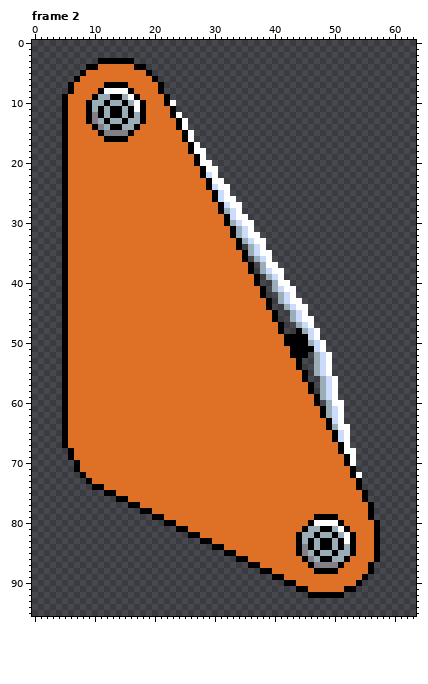
Two states of a pixel-art file, art/characters/slingshot.aseprite. The first picture shows the starting point.
64x96 pixels, 2 frames. Shown: frame 2.
The result:
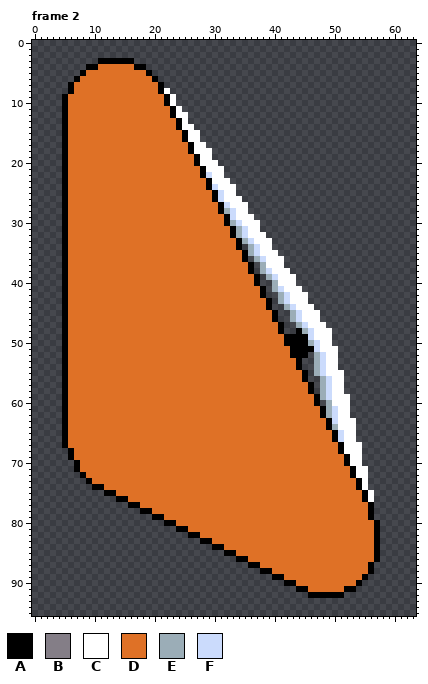
Palette (. is transparent): A #000000  B #847e87  C #ffffff  D #df7126  E #9badb7  F #cbdbfc
Changes in this commit:
Frame 2, layer "Layer 1":
There is now colour C in row 8 at x 22; in row 9 at x 23; in row 11 at x 24; in row 12 at x 25; in row 14 at x 26; in rows 15 to 16 at x 27.
There is now colour C in row 17 at x 28; in rows 18 to 19 at x 29; in row 20 at x 30; in rows 21 to 22 at x 31; in row 23 at x 32; in rows 24 to 25 at x 33.
There is now colour C in row 26 at x 34; in rows 27 to 28 at x 35; in row 29 at x 36; in rows 30 to 31 at x 37; in row 32 at x 38; in rows 33 to 34 at x 39.
There is now colour C in row 35 at x 40; in row 36 at x 40 to 41; in row 37 at x 41; in row 38 at x 42; in row 39 at x 42 to 43; in row 40 at x 43.
There is now colour C in row 41 at x 44; in row 42 at x 44 to 45; in row 43 at x 45; in row 44 at x 46; in row 45 at x 46 to 47; in row 46 at x 47.
There is now colour C in row 47 at x 47 to 48; in rows 48 to 49 at x 48 to 49; in row 50 at x 49; in row 51 at x 49 to 50; in rows 52 to 54 at x 50; in row 55 at x 50 to 51.
There is now colour C in rows 56 to 58 at x 51; in row 59 at x 51 to 52; in rows 60 to 62 at x 52; in row 63 at x 52 to 53; in rows 64 to 66 at x 53; in row 67 at x 53 to 54.
There is now colour C in rows 68 to 70 at x 54; in row 71 at x 54 to 55; in rows 72 to 74 at x 55; in rows 75 to 76 at x 56.
The edit turns colour A into colour D in row 7 at x 12 to 15; in row 8 at x 11 and 16; in row 9 at x 10, 13 to 14 and 17; in row 10 at x 9, 12, 15 and 18; in rows 11 to 12 at x 9, 11, 13 to 14, 16 and 18; in row 13 at x 9, 12, 15 and 18.
The edit turns colour A into colour D in row 14 at x 10, 13 to 14 and 17; in row 15 at x 11 and 16; in row 16 at x 12 to 15; in row 79 at x 47 to 50; in row 80 at x 46 and 51; in row 81 at x 45, 48 to 49 and 52.
The edit turns colour A into colour D in row 82 at x 44, 47, 50 and 53; in rows 83 to 84 at x 44, 46, 48 to 49, 51 and 53; in row 85 at x 44, 47, 50 and 53; in row 86 at x 45, 48 to 49 and 52; in row 87 at x 46 and 51; in row 88 at x 47 to 50.
The edit turns colour B into colour D in rows 12 to 13 at x 10; in row 14 at x 11; in row 15 at x 12 to 15; in rows 84 to 85 at x 45; in row 86 at x 46; in row 87 at x 47 to 50.
The edit turns colour C into colour D in row 8 at x 12 to 15; in row 9 at x 16; in rows 10 to 11 at x 17; in row 80 at x 47 to 50; in row 81 at x 51; in rows 82 to 83 at x 52.
The edit turns colour E into colour D in row 9 at x 11 to 12 and 15; in row 10 at x 10 to 11, 13 to 14 and 16; in row 11 at x 10, 12 and 15; in row 12 at x 12, 15 and 17; in row 13 at x 11, 13 to 14 and 16 to 17; in row 14 at x 12 and 15 to 16.
The edit turns colour E into colour D in row 81 at x 46 to 47 and 50; in row 82 at x 45 to 46, 48 to 49 and 51; in row 83 at x 45, 47 and 50; in row 84 at x 47, 50 and 52; in row 85 at x 46, 48 to 49 and 51 to 52; in row 86 at x 47 and 50 to 51.
Changed places in both pictures, as pixel boxes (x1, y1, x2, y2):
changed: (86, 82, 374, 574)
